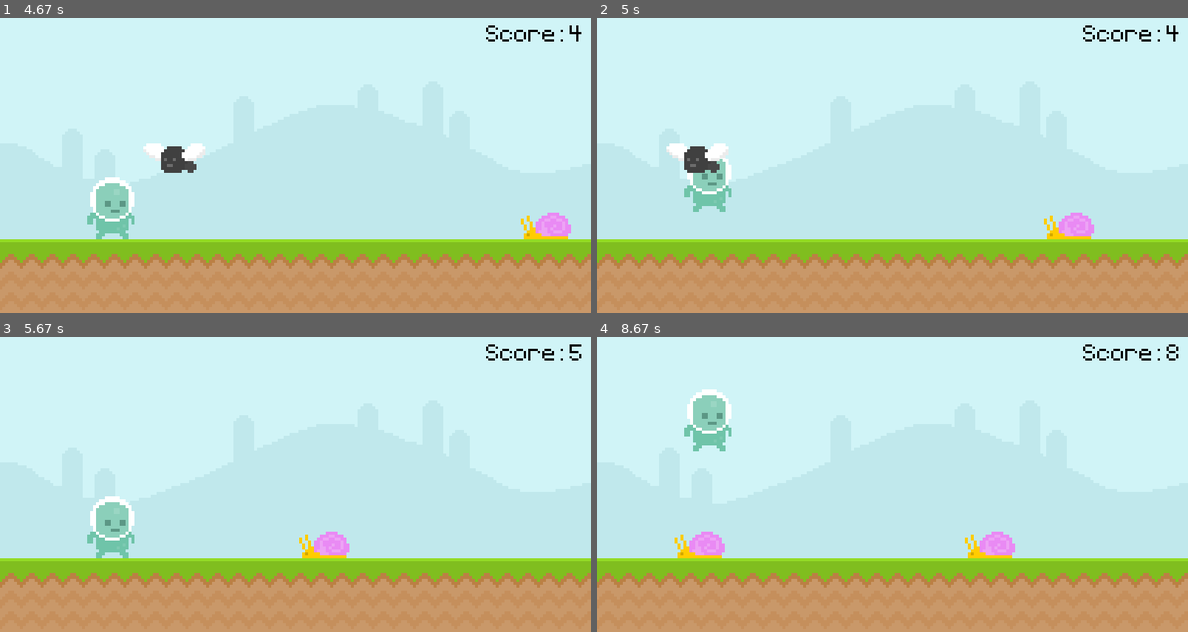
Above: before the commit, frames 1-4 (two rows, left to right).
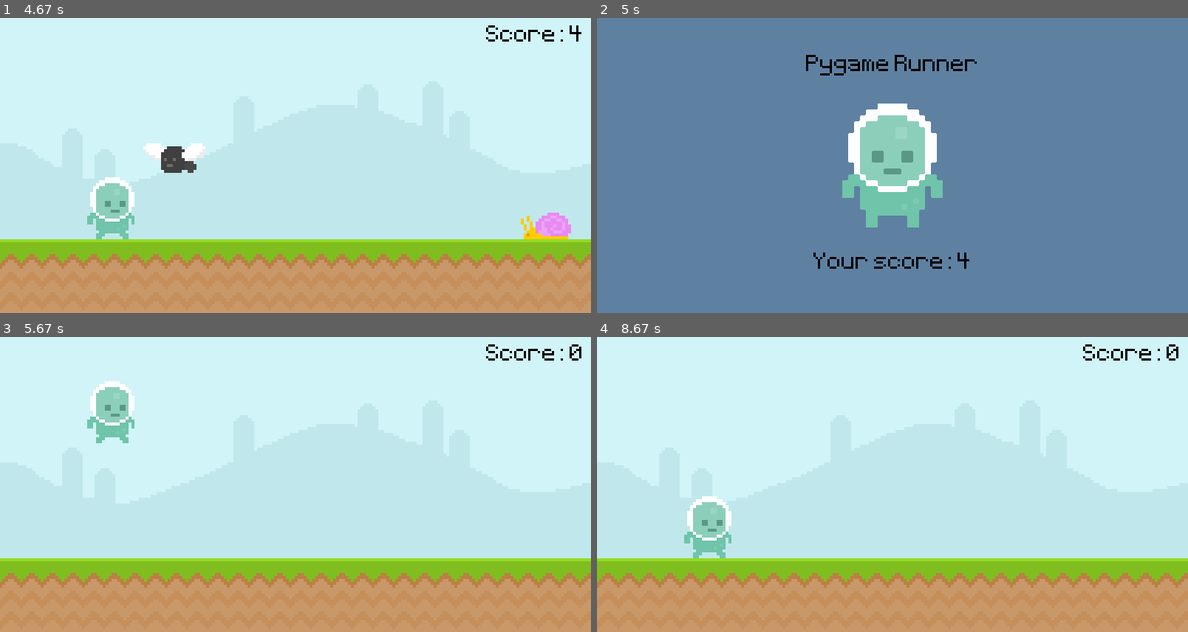
Above: after the commit, the same moments.

Repository: Zain-Khoso/pygame-runner
Game: pygame game, started from main.py
The game is run twice, just before and just after one commit, with the same random seed, the same clock (stepped at 60 frames per second) and the same inputs.
Inputs (mouse positions are in pixels of both pictures, inside the frame that each line leads up to):
- Up to frame 1 (4.67 s): click (295, 165) at 0.38 s; click (112, 206) at 0.72 s; tap Space at 2, 2.4, 2.7, 3.23, 3.53 s; click (478, 159) at 4.28 s
- Up to frame 2 (5 s): tap Space at 4.97 s
- Up to frame 3 (5.67 s): tap Space at 5.27 s
- Up to frame 4 (8.67 s): tap Space at 5.8, 6.1, 6.87, 7.17, 7.37, 7.67, 8.2, 8.5 s

Frame 1 is identical in both runs. In frame 2, 100% of the frame differs, in the area x 0-100%, y 0-100%; in frame 3, 3.1%; in frame 4, 3.3%.

Commit message:
update: Collisions

Diff:
--- a/main.py
+++ b/main.py
@@ -23,6 +23,15 @@
         obsticle_list = [obsticle for obsticle in obsticle_list if obsticle.x > -100]
 
     return obsticle_list
+
+
+def collisions(player, obsticles):
+    if obsticles:
+        for obsticle in obsticles:
+            if player.colliderect(obsticle):
+                return False
+
+    return True
 
 
 pygame.init()
@@ -103,6 +112,8 @@
         screen.blit(player_surf, player_rect)
 
         obsticle_rect_list = obsticle_movement(obsticle_rect_list)
+
+        game_active = collisions(player_rect, obsticle_rect_list)
     else:
         instructions_surf = font.render(
             (
@@ -114,6 +125,8 @@
             "Black",
         )
         instructions_rect = instructions_surf.get_rect(midbottom=(400, 350))
+        obsticle_rect_list = []
+        player_rect.bottom = 300
 
         screen.fill((94, 129, 162))
         screen.blit(title_surf, title_rect)
